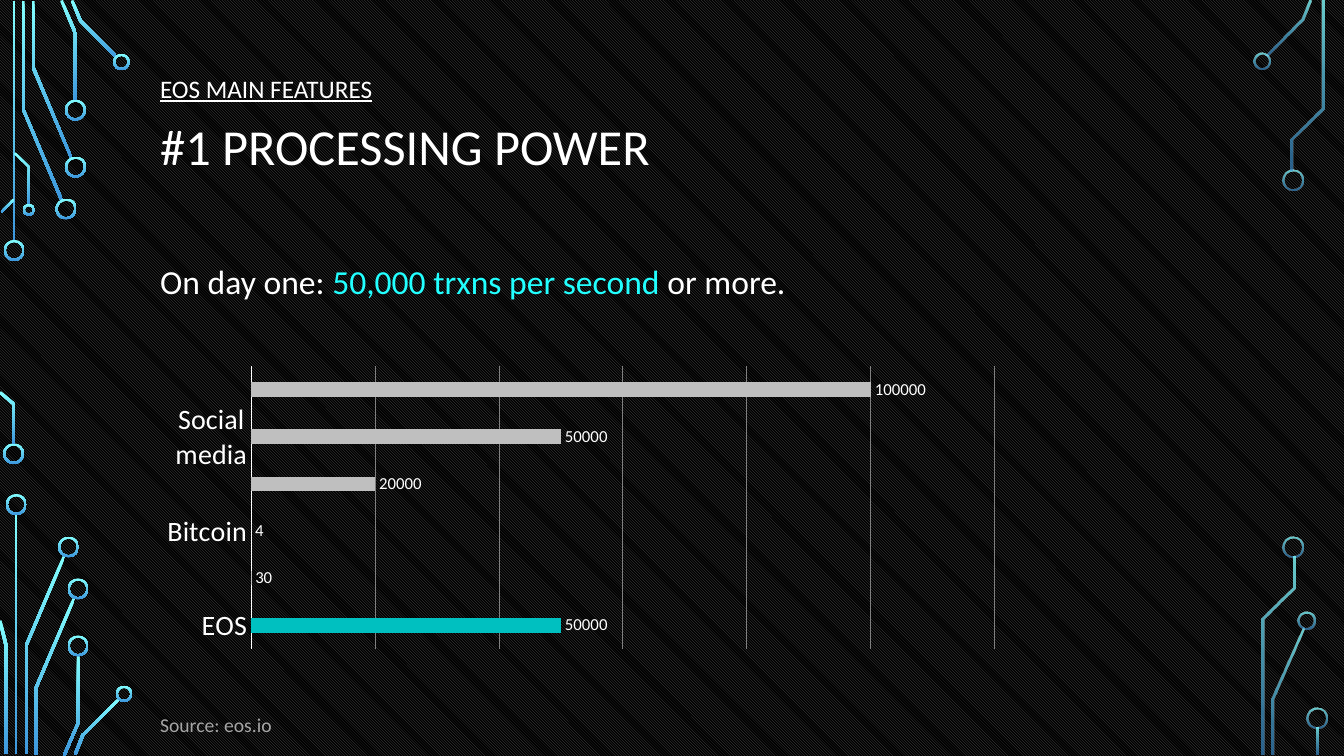
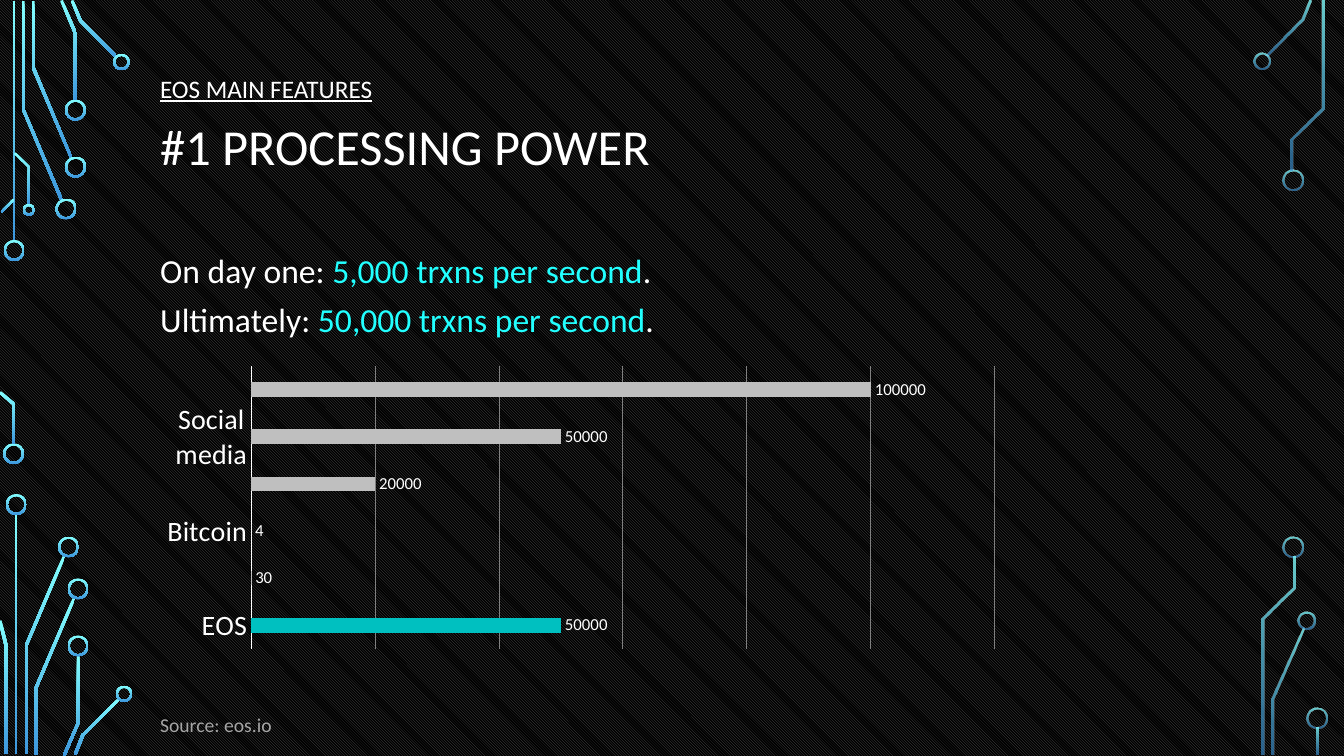
Before and after one commit to tokenika/tokenika.github.io, a slide deck: slide 15 of Oslo(2).pptx. Drawn at 1344x756 pixels with LibreOffice and Linux fonts; fonts in the diff are those of the drawing; background and template pictures are left out. Boxes give left, top, right and bottom in pixels: in the first picture for what was removed or moved away, otherwise in the second. Text is boxed around its words. In the diff, an @@ line names an element or a change of style, - is before the commit and + after.

```diff
--- a/Oslo(2).pptx
+++ b/Oslo(2).pptx
@@ text at [160,259,654,338]: text changed @@
-On day one: 50,000 trxns per second or more.
+On day one: 5,000 trxns per second.
+Ultimately: 50,000 trxns per second.
```
Also in this commit, not shown: 2 other files.
